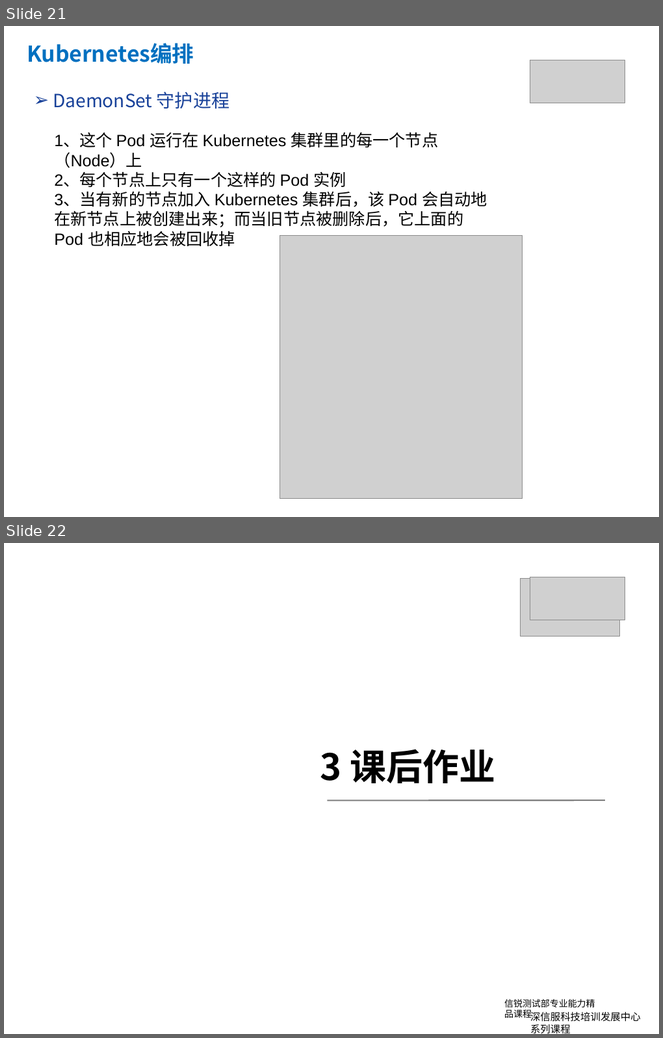
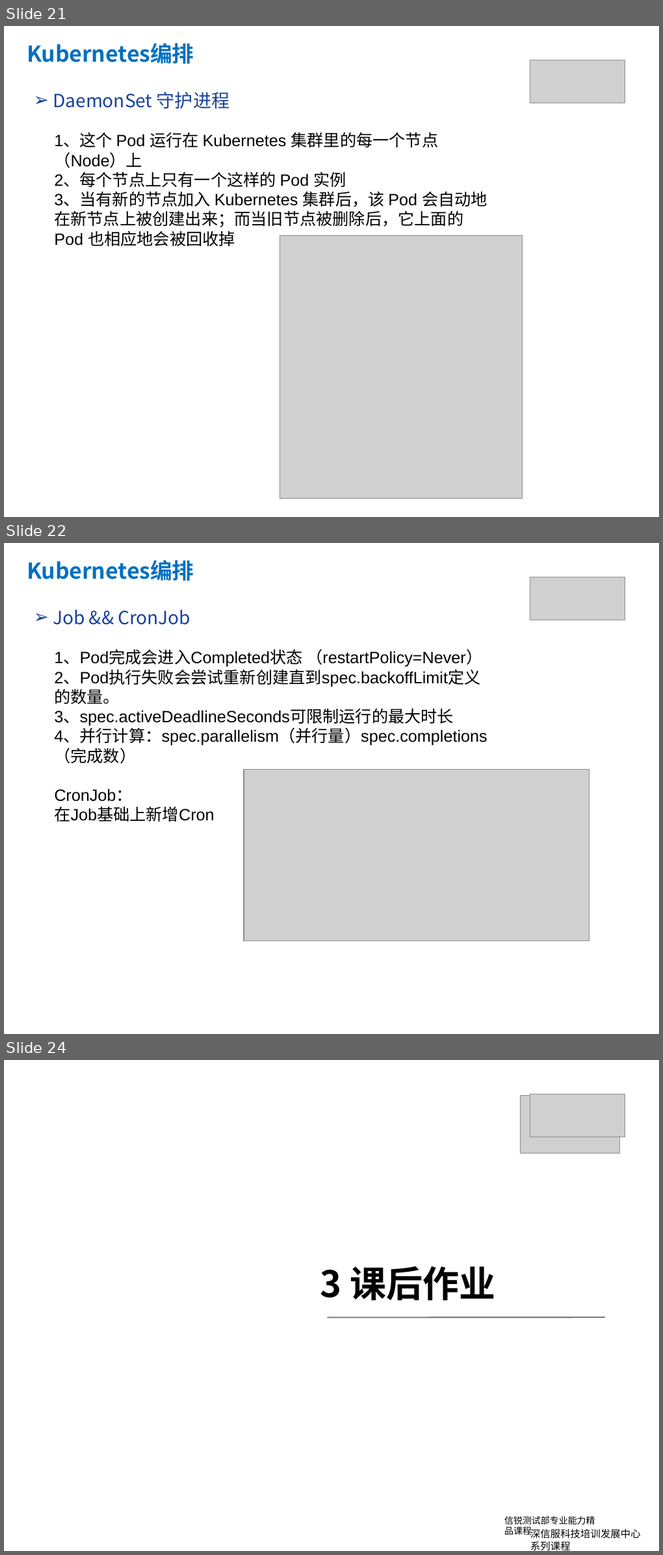
Before and after one commit to yubowen0525/k8s_from_basic_to_advanced, a slide deck: lession2/kubernetes第二课.pptx. Shown one above the other, each under a label of ours: slides 21 and 22 before the commit, slides 21, 22 and 24 after it; the slides between them are not shown. The pictures are 663x1038 and 663x1555 pixels, drawn with LibreOffice and Linux fonts; fonts in the diff are those of the drawing; grey boxes stand for pictures; background and template pictures are left out. Boxes give left, top, right and bottom in pixels: in the first picture for what was removed or moved away, otherwise in the second. Text is boxed around its words. In the diff, an @@ line names an element or a change of style, - is before the commit and + after.

```diff
--- a/lession2/kubernetes第二课.pptx
+++ b/lession2/kubernetes第二课.pptx
@@ slide 22 added at (x1=4, y1=543, x2=659, y2=1034), background #FFFFFF @@
@@ text added at (x1=27, y1=560, x2=194, y2=581), 24 pt, text #0070C0, bold @@
+Kubernetes编排
@@ picture added at (x1=530, y1=577, x2=625, y2=620) @@
@@ text added at (x1=53, y1=609, x2=191, y2=625), 20 pt, text #184199 @@
+➢ Job && CronJob
@@ text added at (x1=54, y1=649, x2=488, y2=822), 18 pt, text #000000 @@
+1、Pod完成会进入Completed状态 （restartPolicy=Never）
+2、Pod执行失败会尝试重新创建直到spec.backoffLimit定义的数量。
+3、spec.activeDeadlineSeconds可限制运行的最大时长
+4、并行计算：spec.parallelism（并行量）spec.completions（完成数）
+CronJob：
+在Job基础上新增Cron
@@ picture added at (x1=244, y1=770, x2=589, y2=941) @@
@@ what was slide 22 is now slide 24 @@
```
Also in this commit, not shown: 1 slide changed, 1 other slide added, 1 other file.
